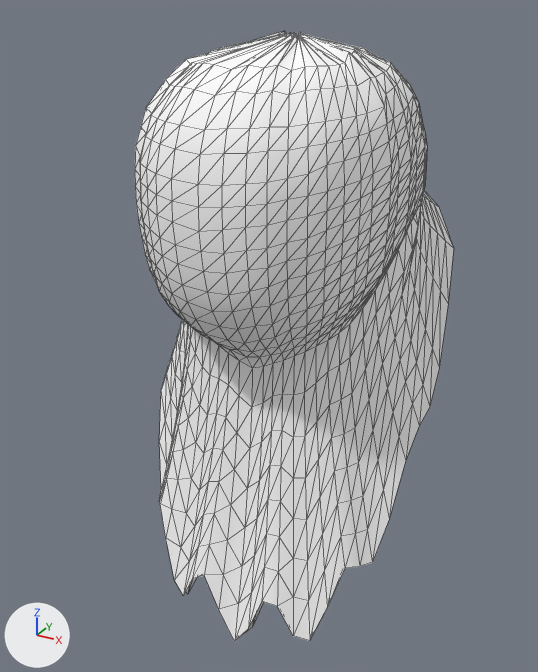
An edit to the glTF model game/data/models/characters/appearance/humains/male/hair_long_lod1.glb, drawn before and after from the same camera.
Rendered twice from a 50 mm camera at (0.236, -0.489, 1.851) aimed at (0.005, -0.068, 1.641). Every picture has the same lights, and +X, +Y and +Z are marked at lower left. The picture after the commit comes second. Mesh edges are drawn as thin lines. Where no turn or scale is listed for an object, it has been applied to the vertices. Vertices at exactly the same position are counted once.

In view in the first picture: 'hair'.
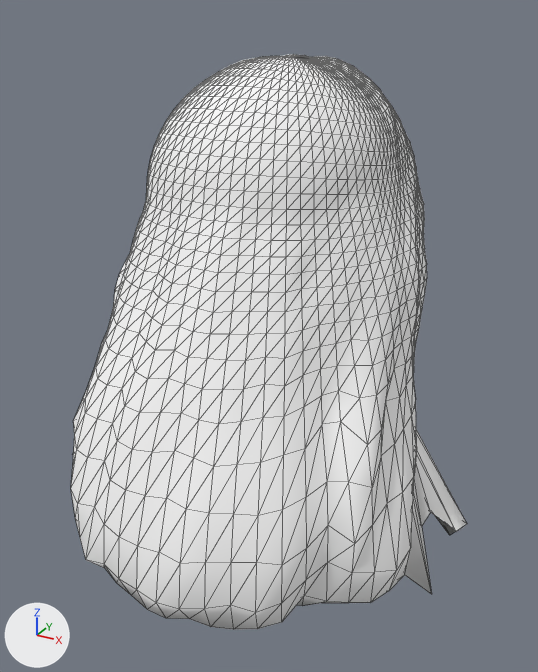
Changed parts and their boxes [x1, y1, x2, y2] in the pictures (538 x 672 px):
'hair', reshaped (24% wider)
    before: [135, 30, 454, 641]
    after: [71, 54, 467, 630]
part 1 of me_hair, rebuilt (24% wider)
    before: [135, 30, 454, 641]
    after: [71, 54, 467, 630]
part 2 of me_hair, deleted (mostly hidden)
    before: [186, 578, 330, 637]

What the commit changed:
me_hair is used by ob_hair; location (0.0, 0.0, 0.0).
me_hair had 1595 vertices, 2990 faces and spanned x -0.11..0.109, y -0.145..0.058, z 1.395..1.838.
me_hair now has 2002 vertices, 3792 faces and spans x -0.146..0.156, y -0.224..0.064, z 1.474..1.824.
me_hair part 1: the loose piece of 1110 vertices spanning x -0.11..0.109, y -0.145..0.058, z 1.396..1.838 is rebuilt with 2002 vertices and now spans x -0.146..0.156, y -0.224..0.064, z 1.474..1.824.
me_hair part 2: the loose piece of 485 vertices spanning x -0.106..0.106, y -0.116..0.055, z 1.395..1.781 is deleted.
